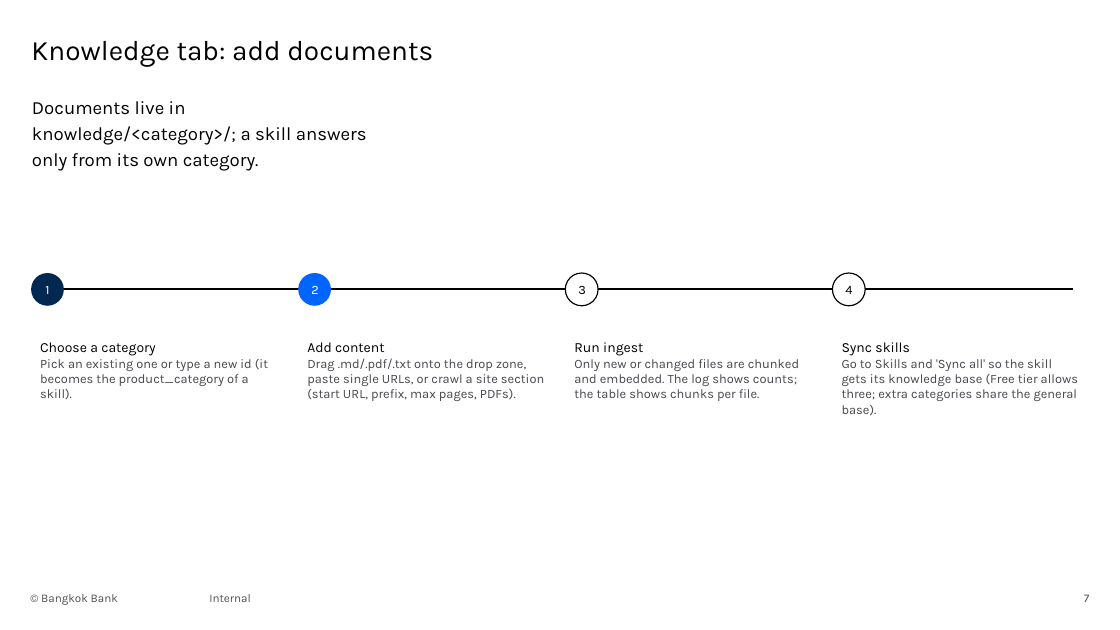
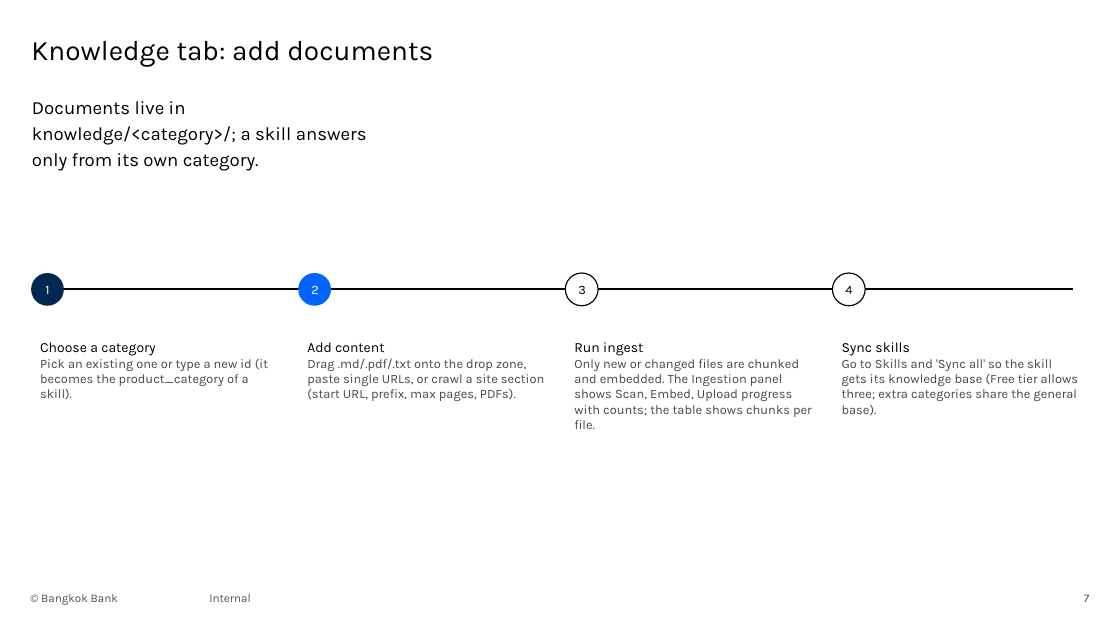
Before and after one commit to chanthaphan/agentic-rag-poc, a slide deck: slide 7 of docs/slides/bankrag-user-manual.pptx. Drawn at 1120x630 pixels with LibreOffice and Linux fonts; fonts in the diff are those of the drawing; background and template pictures are left out. Boxes give left, top, right and bottom in pixels: in the first picture for what was removed or moved away, otherwise in the second. Text is boxed around its words. In the diff, an @@ line names an element or a change of style, - is before the commit and + after.

```diff
--- a/docs/slides/bankrag-user-manual.pptx
+++ b/docs/slides/bankrag-user-manual.pptx
@@ text at bbox=[574, 359, 812, 429]: text changed @@
-Only new or changed files are chunked and embedded. The log shows counts; the table shows chunks per file.
+Only new or changed files are chunked and embedded. The Ingestion panel shows Scan, Embed, Upload progress with counts; the table shows chunks per file.
```
Also in this commit, not shown: 2 other slides changed, 1 other file.
